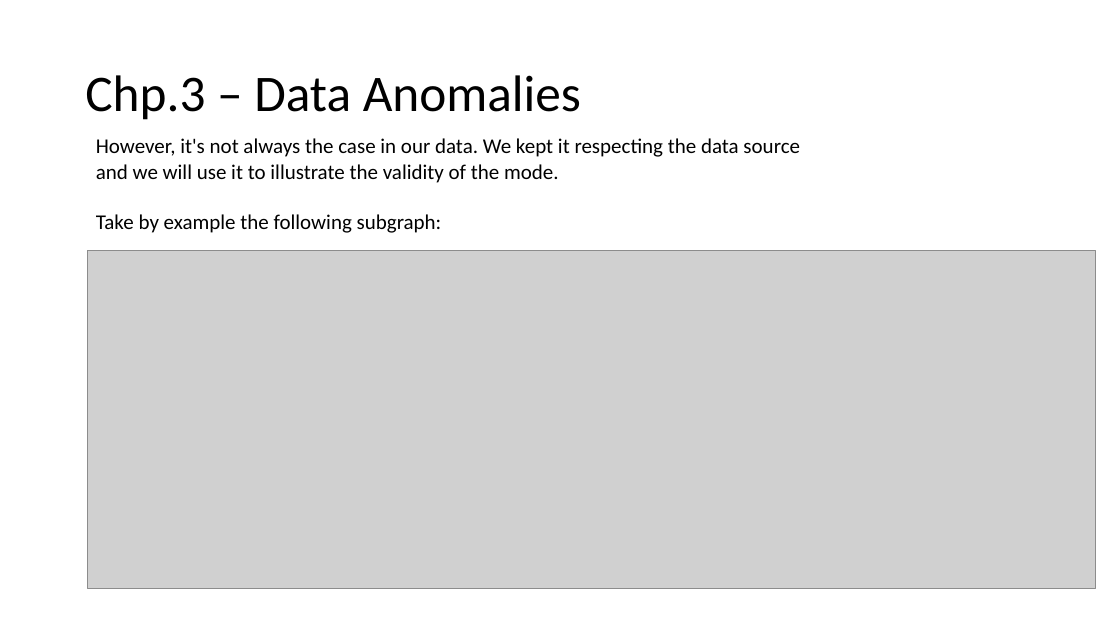
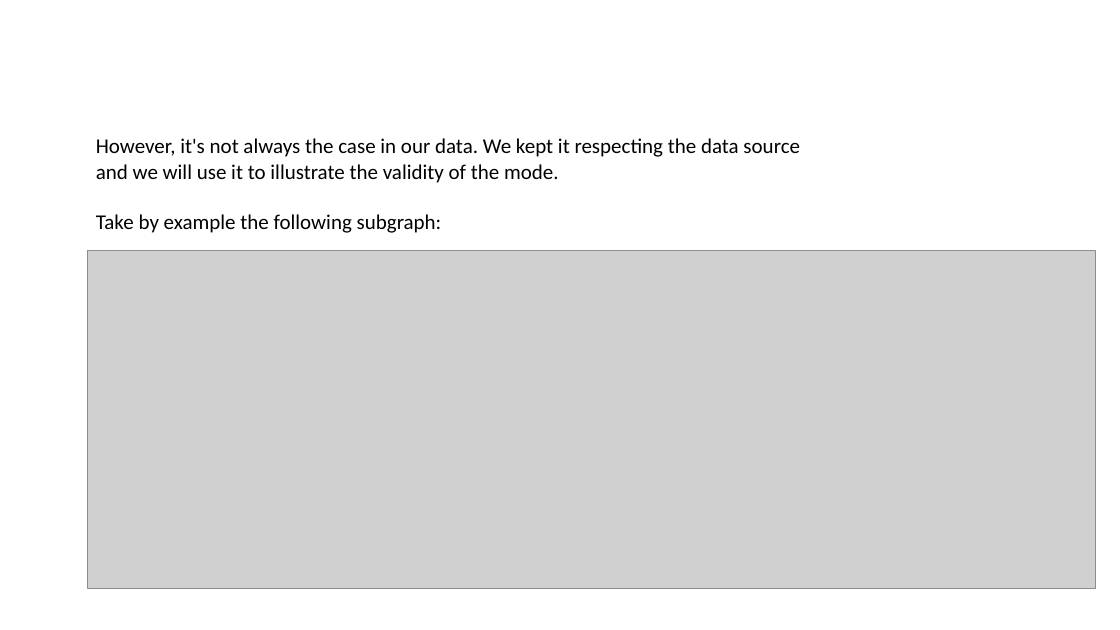
Before and after one commit to Breno-st/big-cities-transport, a slide deck: slide 29 of 11.Presenttaions/big-cities-transport.pptx (slide 8 before the commit). Drawn at 1120x630 pixels with LibreOffice and Linux fonts; fonts in the diff are those of the drawing; grey boxes stand for pictures. Boxes give left, top, right and bottom in pixels: in the first picture for what was removed or moved away, otherwise in the second. Text is boxed around its words. In the diff, an @@ line names an element or a change of style, - is before the commit and + after.

```diff
--- a/11.Presenttaions/big-cities-transport.pptx
+++ b/11.Presenttaions/big-cities-transport.pptx
@@ title removed at (85,75,581,120) @@
-Chp.3 – Data Anomalies
```
Also in this commit, not shown: 9 other slides changed, 3 slides added, 2 slides removed, 52 other files.
